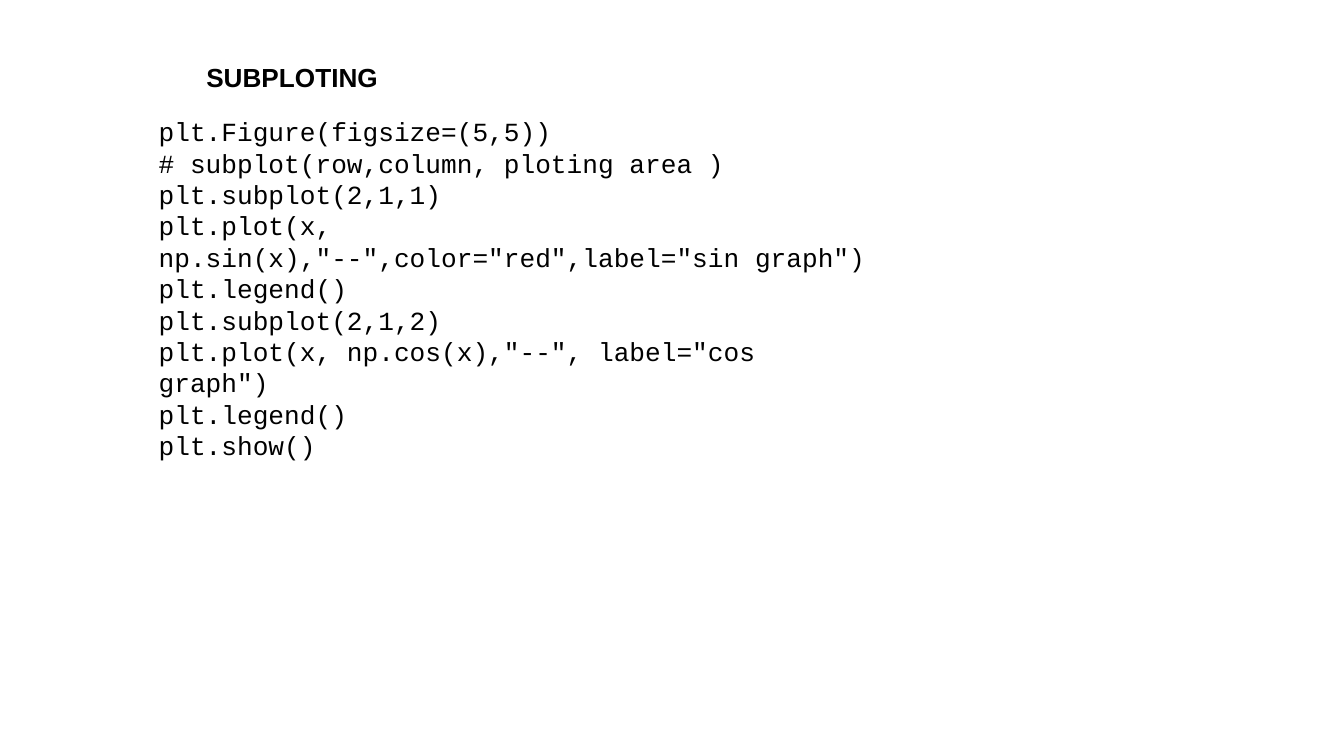
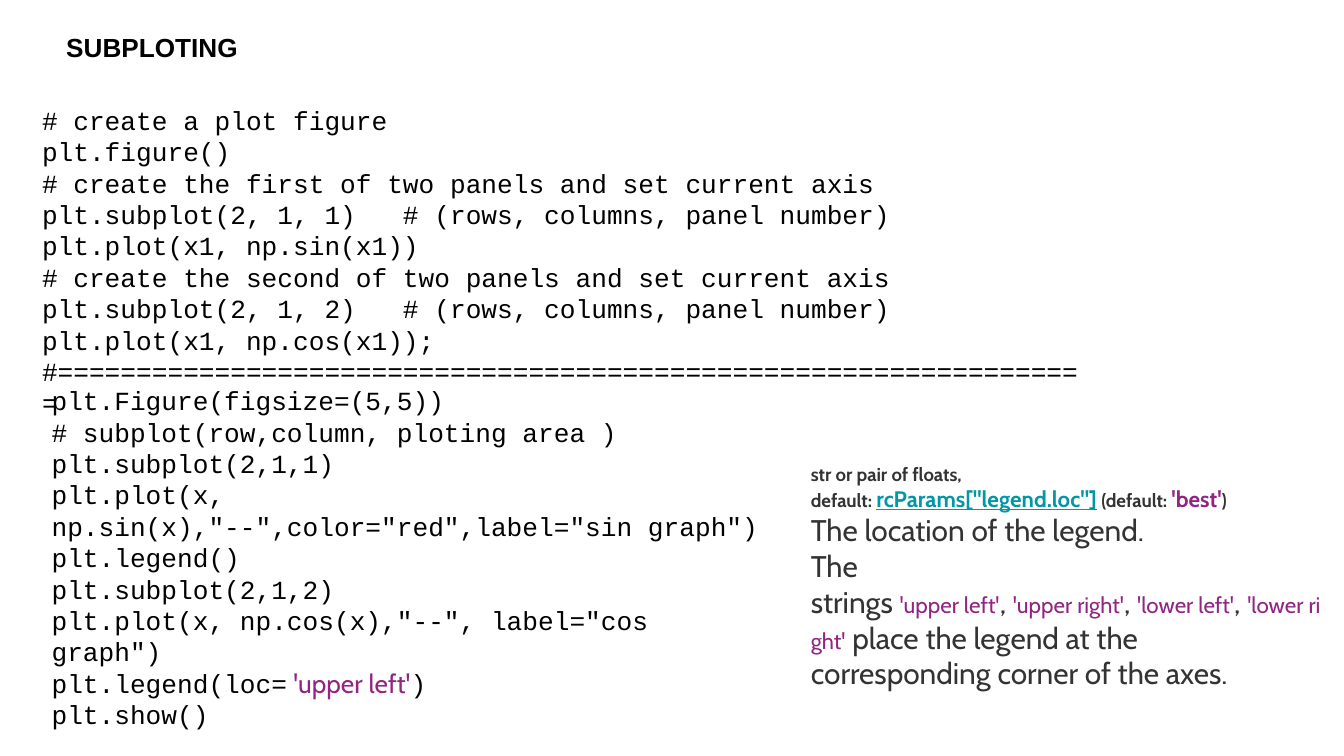
Before and after one commit to shahil04/ds_materials, a slide deck: slide 13 of 5.0_python_6.libraries/python_libraries/3_matplot_seaborn/Matplotlib_Seaborn_class.pptx (slide 11 before the commit). Drawn at 1344x756 pixels with LibreOffice and Linux fonts; fonts in the diff are those of the drawing. Boxes give left, top, right and bottom in pixels: in the first picture for what was removed or moved away, otherwise in the second. Text is boxed around its words. In the diff, an @@ line names an element or a change of style, - is before the commit and + after.

```diff
--- a/5.0_python_6.libraries/python_libraries/3_matplot_seaborn/Matplotlib_Seaborn_class.pptx
+++ b/5.0_python_6.libraries/python_libraries/3_matplot_seaborn/Matplotlib_Seaborn_class.pptx
@@ text "SUBPLOTING": place and size @@
-text "SUBPLOTING" at box(206, 68, 377, 88)
+text "SUBPLOTING" at box(66, 38, 237, 58)
@@ text added at box(42, 112, 890, 356), 14 pt, text #000000 @@
+# create a plot figure
+plt.figure()
+# create the first of two panels and set current axis
+plt.subplot(2, 1, 1) # (rows, columns, panel number)
+plt.plot(x1, np.sin(x1))
+# create the second of two panels and set current axis
+plt.subplot(2, 1, 2) # (rows, columns, panel number)
+plt.plot(x1, np.cos(x1));
+#==================================================================
@@ text "plt.Figure(figsize=(5,5))": place and size @@
-text "plt.Figure(figsize=(5,5))" at box(159, 123, 865, 430)
+text "plt.Figure(figsize=(5,5))" at box(52, 392, 758, 699)
@@ text added at box(811, 467, 1303, 691), 16 pt, text #333333 @@
+str or pair of floats, default: rcParams["legend.loc"] (default: 'best')
+The location of the legend.
+The strings 'upper left', 'upper right', 'lower left', 'lower right' place the legend at the corresponding corner of the axes.
@@ text at box(52, 673, 427, 699): text changed @@
-plt.legend()
+plt.legend(loc= 'upper left')
```
Also in this commit, not shown: 8 other slides changed, 3 slides added, 29 other files.
